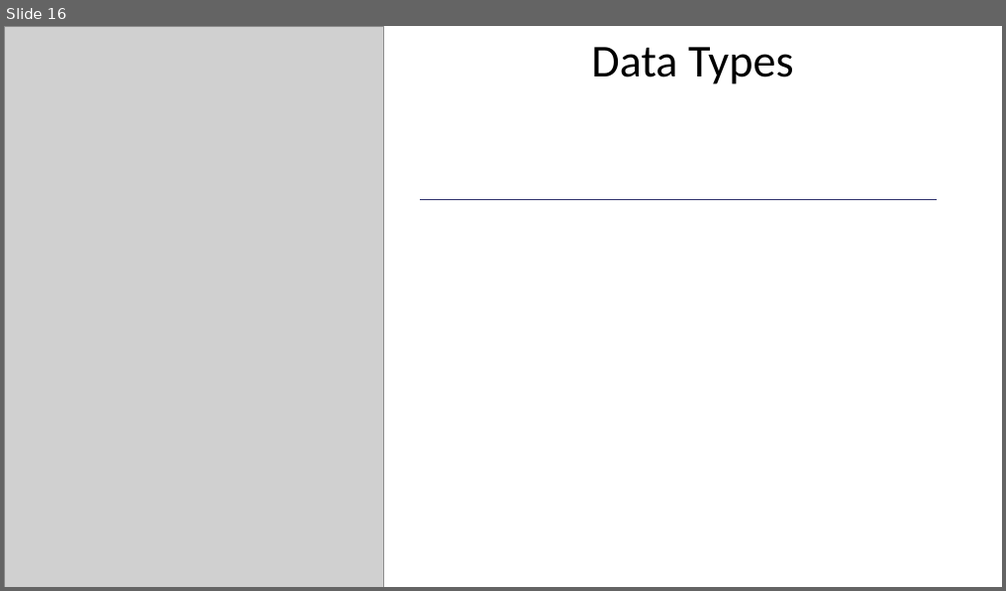
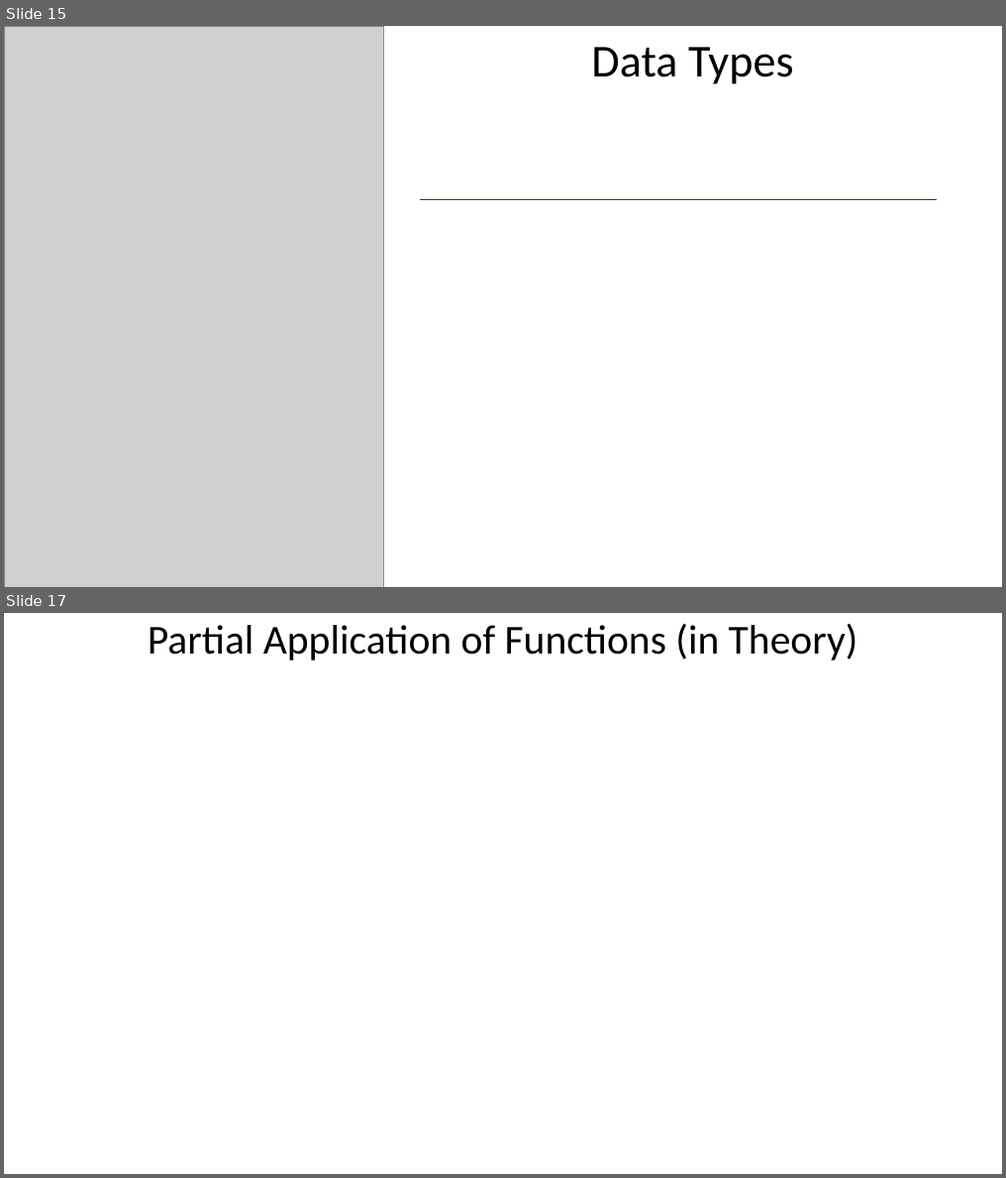
Before and after one commit to LouisJenkinsCS/LLVM-JVM, a slide deck: OPL_Final_Project_Presentation.pptx. Shown one above the other, each under a label of ours: slide 16 before the commit, slides 15 and 17 after it; the slides between them are not shown. The pictures are 1006x591 and 1006x1178 pixels, drawn with LibreOffice and Linux fonts; fonts in the diff are those of the drawing; grey boxes stand for pictures; background and template pictures are left out. Boxes give left, top, right and bottom in pixels: in the first picture for what was removed or moved away, otherwise in the second. Text is boxed around its words. In the diff, an @@ line names an element or a change of style, - is before the commit and + after.

```diff
--- a/OPL_Final_Project_Presentation.pptx
+++ b/OPL_Final_Project_Presentation.pptx
@@ slide 17 added at box(4, 613, 1002, 1174), background picture (left out) @@
@@ title added at box(148, 623, 858, 661), 39.6 pt, text #000000 @@
+Partial Application of Functions (in Theory)
@@ what was slide 16 is now slide 15 @@
```
Also in this commit, not shown: 10 slides changed, 2 slides removed.
